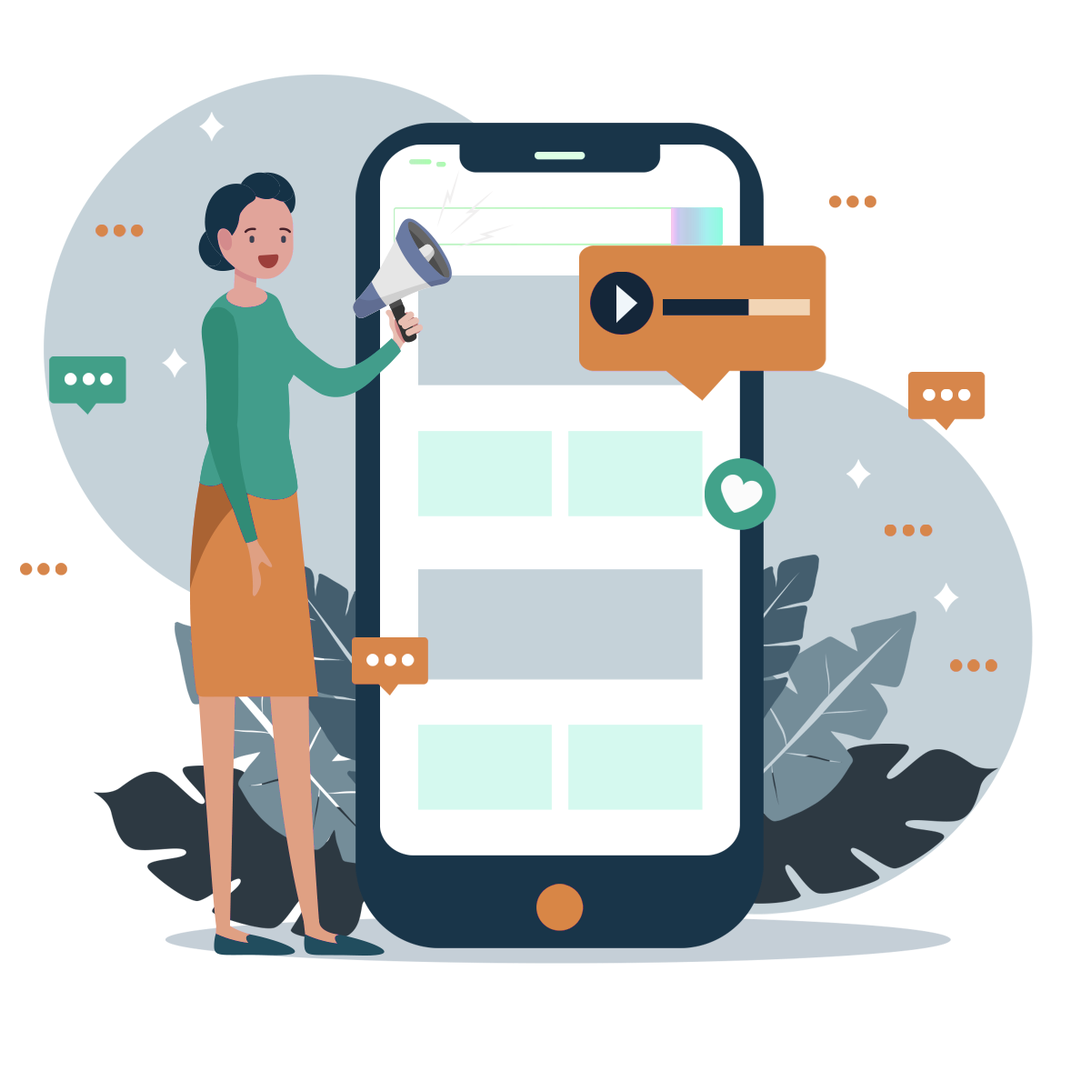
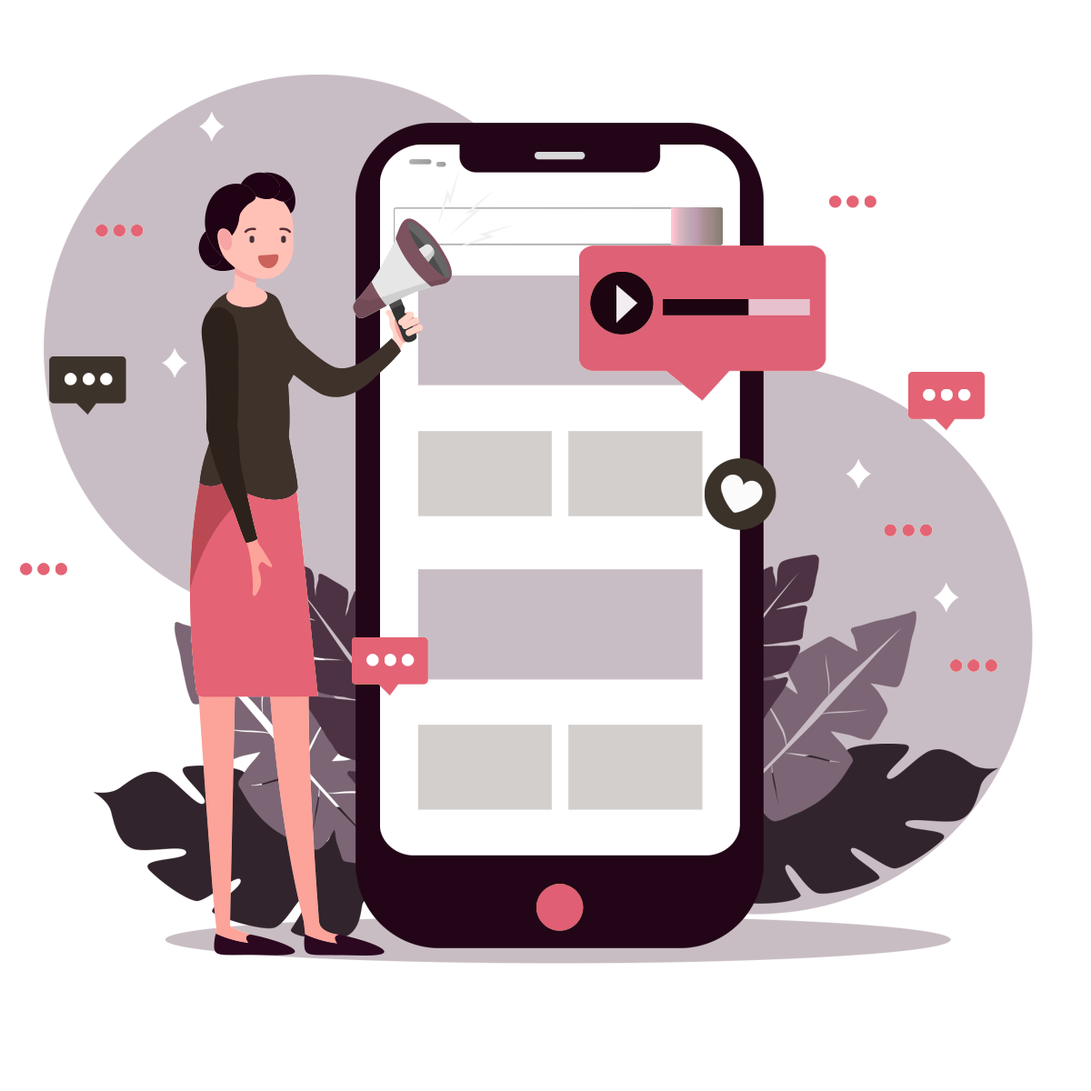
Before/after of a 1091 x 1091 layered artwork. What changed in the layer stack:
pixels changed over [20, 74, 1034, 965] (layer not identified)
